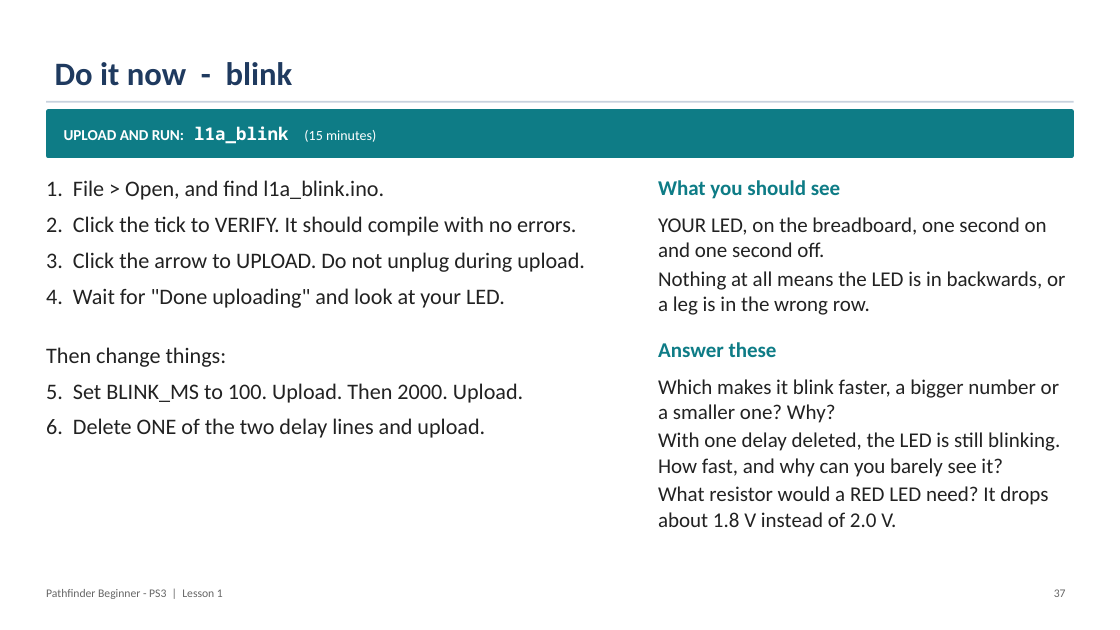
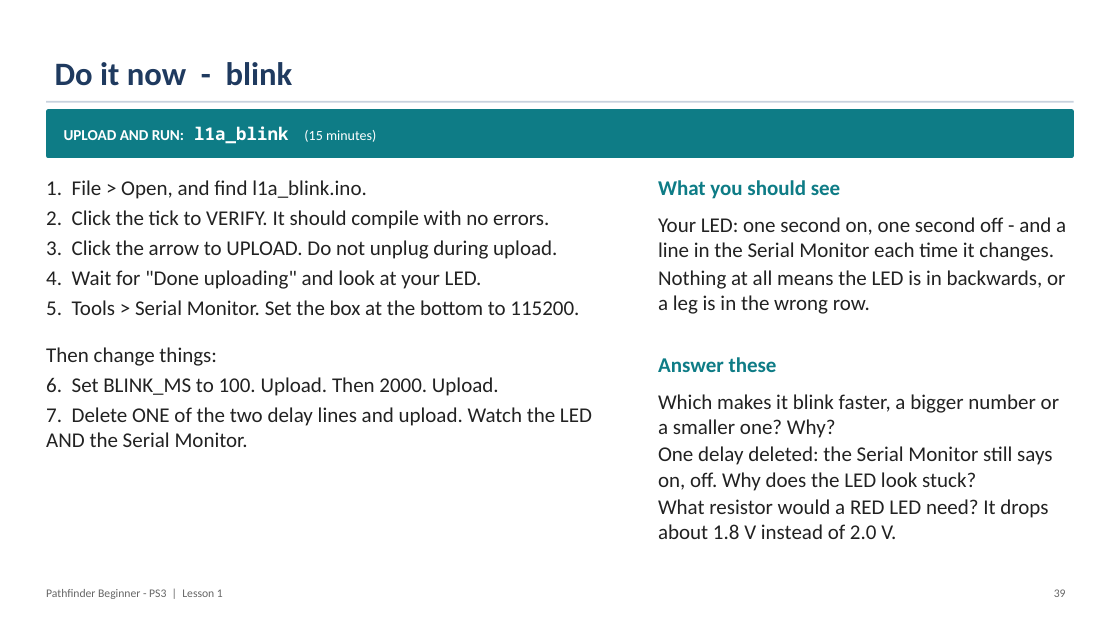
Before and after one commit to PorpoiseRobotics/porpoise-robotics, a slide deck: slide 39 of ground-vehicle/docs/courses/beginner-ps3/l1_introduction.pptx (slide 37 before the commit). Drawn at 1120x630 pixels with LibreOffice and Linux fonts; fonts in the diff are those of the drawing. Boxes give left, top, right and bottom in pixels: in the first picture for what was removed or moved away, otherwise in the second. Text is boxed around its words. In the diff, an @@ line names an element or a change of style, - is before the commit and + after.

```diff
--- a/ground-vehicle/docs/courses/beginner-ps3/l1_introduction.pptx
+++ b/ground-vehicle/docs/courses/beginner-ps3/l1_introduction.pptx
@@ text at box(46, 180, 557, 366): size 19 to 18 pt in "1. File > Open, and find l1a_blink.ino.", "2. Click the tick to VERIFY. It ...", "3. Click the arrow to UPLOAD. Do ...", "4. Wait for "Done uploading" and look ..." and 1 more places; less space between paragraphs @@
@@ text at box(658, 217, 1066, 261): text changed @@
-YOUR LED, on the breadboard, one second on and one second off.
+Your LED: one second on, one second off - and a line in the Serial Monitor each time it changes.
@@ text at box(46, 300, 579, 315): paragraph added @@
+5. Tools > Serial Monitor. Set the box at the bottom to 115200.
@@ text "Answer these": place and size @@
-text "Answer these" at box(658, 342, 777, 357)
+text "Answer these" at box(658, 357, 777, 372)
@@ text at box(46, 377, 592, 447): text changed; size 19 to 18 pt @@
-5. Set BLINK_MS to 100. Upload. Then 2000. Upload.
-6. Delete ONE of the two delay lines and upload.
+6. Set BLINK_MS to 100. Upload. Then 2000. Upload.
+7. Delete ONE of the two delay lines and upload. Watch the LED AND the Serial Monitor.
@@ text "Which makes it blink faster, ...": place and size @@
-text "Which makes it blink faster, ..." at box(658, 379, 1060, 527)
+text "Which makes it blink faster, ..." at box(658, 394, 1059, 539)
@@ text at box(658, 394, 1059, 539): less space between paragraphs @@
@@ text at box(658, 446, 1052, 491): text changed @@
-With one delay deleted, the LED is still blinking. How fast, and why can you barely see it?
+One delay deleted: the Serial Monitor still says on, off. Why does the LED look stuck?
```
Also in this commit, not shown: 36 other slides changed, 1 slide added, 13 other files.
